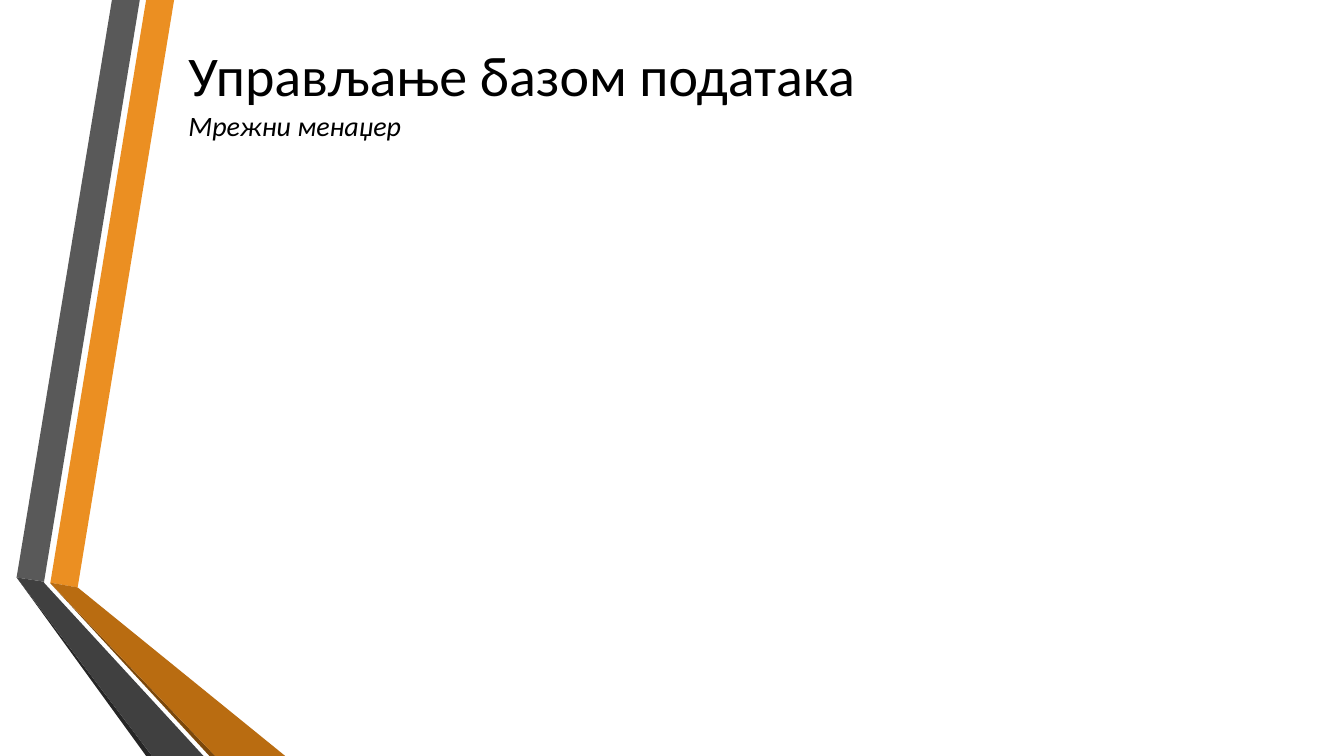
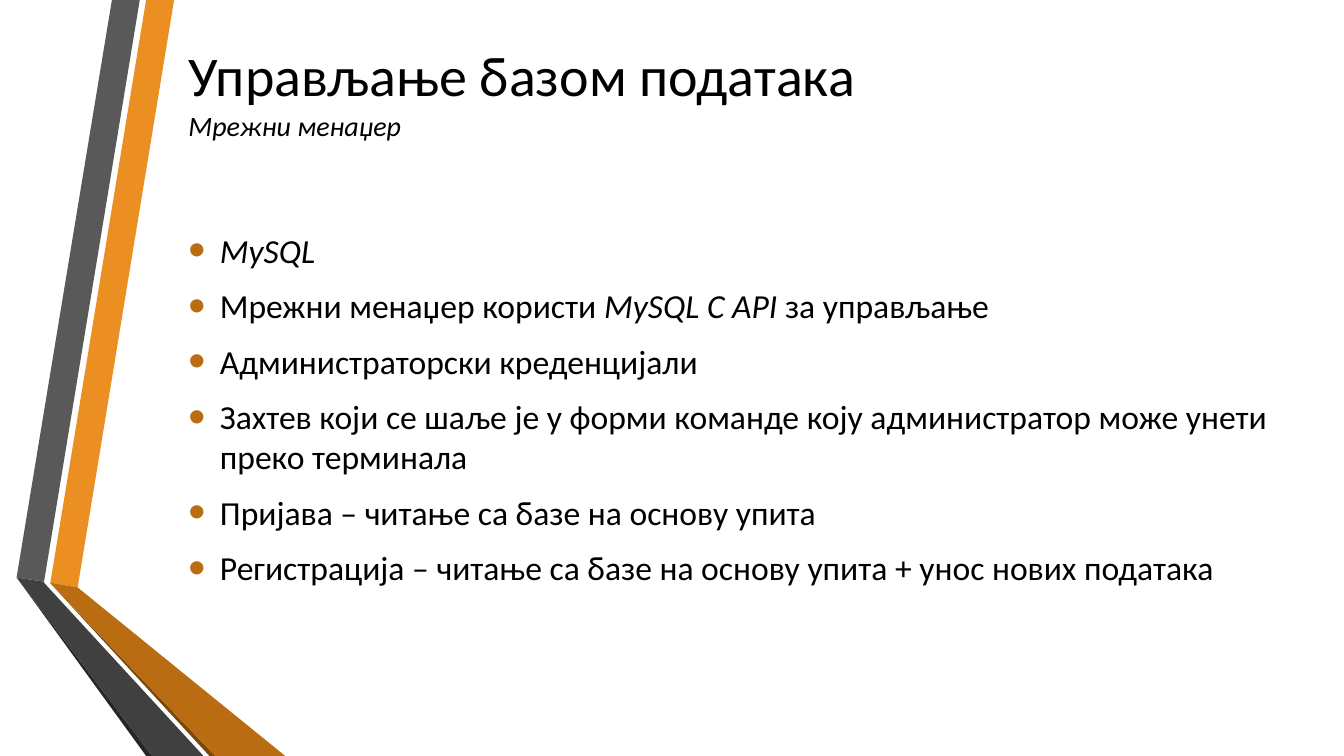
Before and after one commit to jovanSlavujevic96/MSc_RtspStreaming_Cpp, a slide deck: slide 21 of doc/prezentacija_master_e1-12_2020.pptx. Drawn at 1344x756 pixels with LibreOffice and Linux fonts; fonts in the diff are those of the drawing; background and template pictures are left out. Boxes give left, top, right and bottom in pixels: in the first picture for what was removed or moved away, otherwise in the second. Text is boxed around its words. In the diff, an @@ line names an element or a change of style, - is before the commit and + after.

```diff
--- a/doc/prezentacija_master_e1-12_2020.pptx
+++ b/doc/prezentacija_master_e1-12_2020.pptx
@@ text added at (x1=220, y1=241, x2=1267, y2=586), 24 pt, text #000000 @@
+• MySQL
+• Мрежни менаџер користи MySQL C API за управљање
+• Администраторски креденцијали
+• Захтев који се шаље је у форми команде коју администратор може унети преко терминала
+• Пријава – читање са базе на основу упита
+• Регистрација – читање са базе на основу упита + унос нових података
```
Also in this commit, not shown: 5 other slides changed, 1 slide added, 1 slide removed.
